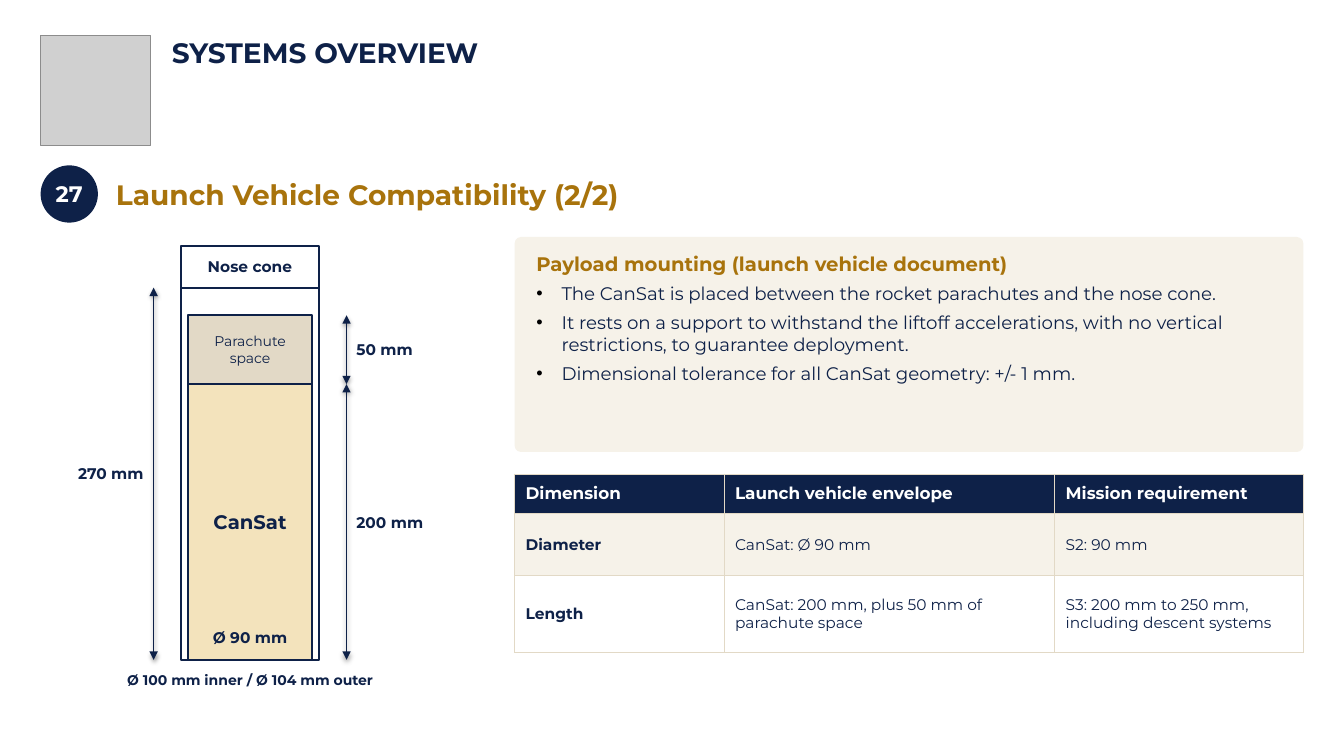
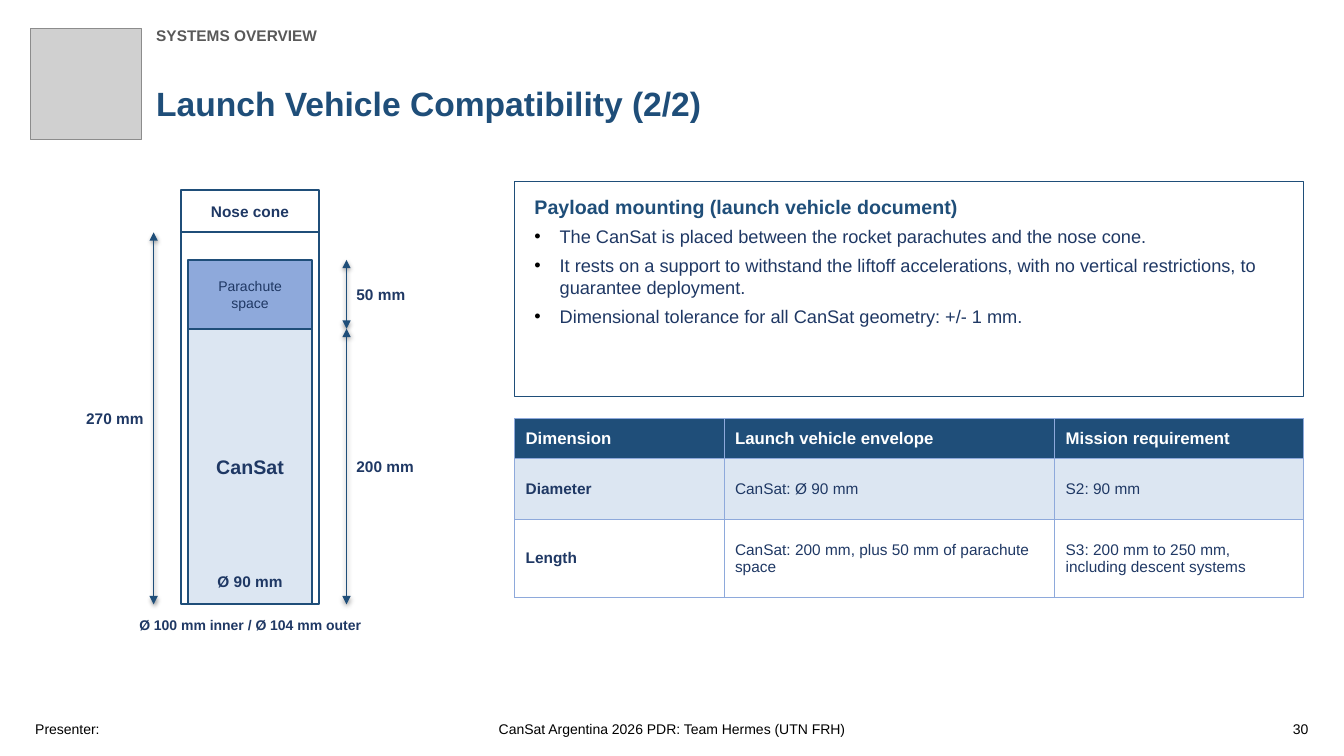
Before and after one commit to Caetano18/proyecto, a slide deck: slide 30 of cansat_pdr/laminas_plantilla/CanSat_PDR_Hermes_mecanica.pptx. Drawn at 1344x756 pixels with LibreOffice and Linux fonts; fonts in the diff are those of the drawing; grey boxes stand for pictures; background and template pictures are left out. Boxes give left, top, right and bottom in pixels: in the first picture for what was removed or moved away, otherwise in the second. Text is boxed around its words. In the diff, an @@ line names an element or a change of style, - is before the commit and + after.

```diff
--- a/cansat_pdr/laminas_plantilla/CanSat_PDR_Hermes_mecanica.pptx
+++ b/cansat_pdr/laminas_plantilla/CanSat_PDR_Hermes_mecanica.pptx
@@ picture: place and size @@
-picture at <box>40,35,150,145</box>
+picture at <box>30,28,141,139</box>
@@ text "SYSTEMS OVERVIEW": place and size @@
-text "SYSTEMS OVERVIEW" at <box>172,43,478,64</box>
+text "SYSTEMS OVERVIEW" at <box>156,30,317,41</box>
@@ text "SYSTEMS OVERVIEW" at <box>156,30,317,41</box>: size 20 to 11 pt, font Montserrat to Arial, text colour #0E2148 to #595959 @@
@@ text "Launch Vehicle Compatibility (2/2)": place and size @@
-text "Launch Vehicle Compatibility (2/2)" at <box>116,181,618,211</box>
+text "Launch Vehicle Compatibility (2/2)" at <box>156,91,701,123</box>
@@ text "Launch Vehicle Compatibility (2/2)" at <box>156,91,701,123</box>: size 20 to 24 pt, font Montserrat to Arial, text colour #A8730C to #1F4E79 @@
@@ ellipse removed at <box>40,165,98,223</box> @@
-27
@@ rectangle "Nose cone" at <box>181,191,320,233</box>: font Montserrat to Arial, text colour #0E2148 to #1F3864; outline #0E2148 1.25 pt to #1F4E79 1.25 pt @@
@@ rectangle "Payload mounting (launch vehicle document)" at <box>515,181,1304,396</box>: font Montserrat to Arial; text colour #A8730C to #1F4E79 in "Payload mounting (launch vehicle document)"; text colour #0E2148 to #1F3864 in "The CanSat is placed between the rocket ...", "It rests on a support to withstand ...", "Dimensional tolerance for all CanSat geometry: +/- ..."; rounded rectangle to rectangle; fill #F6F2E9 to #FFFFFF; outline none to #1F4E79 1 pt @@
@@ double arrow (153, 232) - (153, 605): stroke #0E2148 1 pt to #1F4E79 1 pt @@
@@ rectangle at <box>181,232,320,604</box>: outline #0E2148 1.25 pt to #1F4E79 1.25 pt @@
@@ rectangle "Parachute" at <box>189,260,313,329</box>: font Montserrat to Arial, text colour #0E2148 to #1F3864; fill #E2D9C6 to #8EA9DB; outline #0E2148 1.25 pt to #1F4E79 1.25 pt @@
@@ 5 texts, 5 rectangles, 3 double arrows, 1 table: place and size @@
-5 texts, 5 rectangles, 3 double arrows, 1 table at <box>78,237,1305,686</box>
+5 texts, 5 rectangles, 3 double arrows, 1 table at <box>86,181,1305,631</box>
@@ double arrow (347, 260) - (347, 329): stroke #0E2148 1 pt to #1F4E79 1 pt @@
@@ rectangle "CanSat" at <box>189,329,313,604</box>: font Montserrat to Arial, text colour #0E2148 to #1F3864; fill #F3E3BC to #DCE6F2; outline #0E2148 1.25 pt to #1F4E79 1.25 pt @@
@@ double arrow (347, 329) - (347, 605): stroke #0E2148 1 pt to #1F4E79 1 pt @@
@@ table at <box>515,418,1305,597</box> @@
@@ fill #0E2148 to #1F4E79 in row 1 @@
@@ fill #F6F2E9 to #DCE6F2 in row 2 @@
@@ font Montserrat to Arial @@
@@ text colour #0E2148 to #1F3864 in "Diameter", "CanSat: Ø 90 mm", "S2: 90 mm", "Length" and 2 more places @@
@@ borders changed @@
@@ font Montserrat to Arial, text colour #0E2148 to #1F3864 in 5 elements at <box>356,289,405,300</box>, <box>217,576,282,588</box>, <box>86,413,143,424</box>, <box>139,620,361,631</box>, <box>356,461,413,472</box> @@
@@ text added at <box>35,724,99,734</box>, 10 pt, text #000000 @@
+Presenter:
@@ text added at <box>499,724,845,737</box>, 10 pt, text #000000 @@
+CanSat Argentina 2026 PDR: Team Hermes (UTN FRH)
@@ text added at <box>1293,724,1309,734</box>, 10 pt, text #000000 @@
+30
```
Also in this commit, not shown: 107 other slides changed, 1 slide added, 33 other files.
